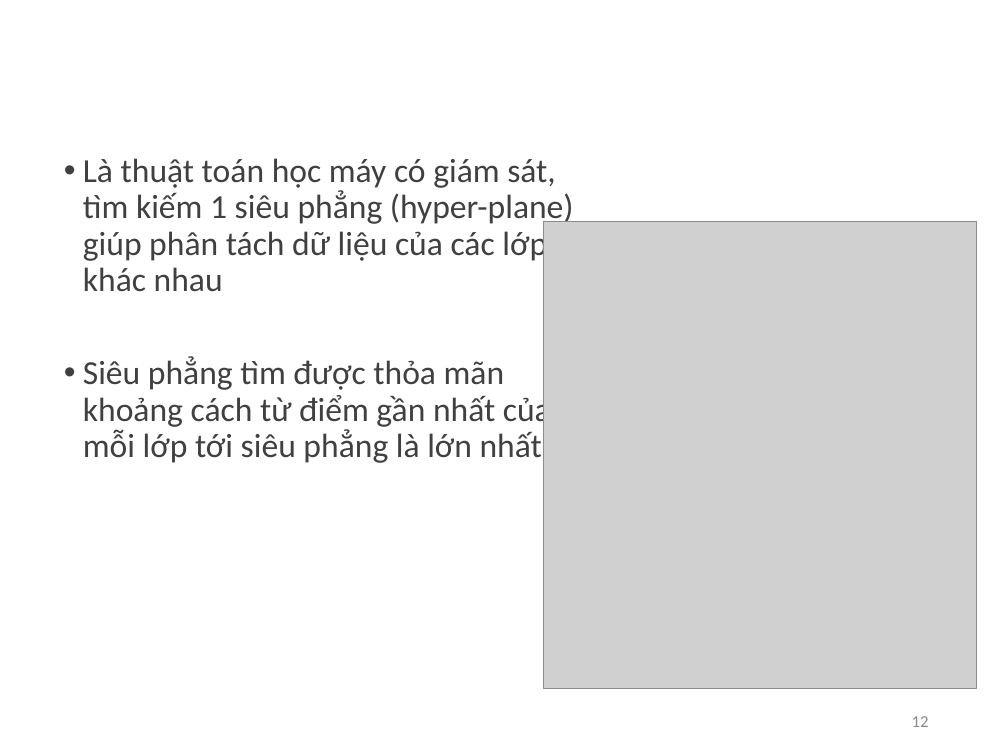
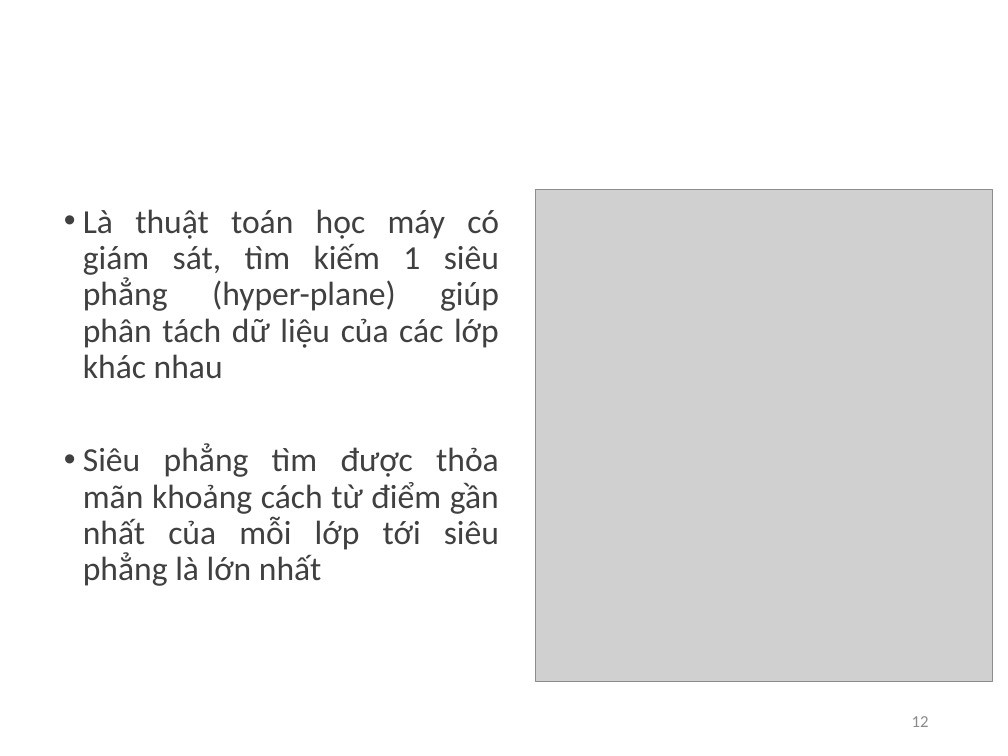
Before and after one commit to nguyennam2910/TriMun, a slide deck: slide 12 of Slide Thesis.pptx. Drawn at 1008x756 pixels with LibreOffice and Linux fonts; fonts in the diff are those of the drawing; grey boxes stand for pictures; background and template pictures are left out. Boxes give left, top, right and bottom in pixels: in the first picture for what was removed or moved away, otherwise in the second. Text is boxed around its words. In the diff, an @@ line names an element or a change of style, - is before the commit and + after.

```diff
--- a/Slide Thesis.pptx
+++ b/Slide Thesis.pptx
@@ text "Là thuật toán học máy ..." at (83,209,499,586): alignment left to justified @@
@@ picture: place and size @@
-picture at (543,222,977,688)
+picture at (536,190,993,681)
```
Also in this commit, not shown: 17 other slides changed, 2 slides added, 2 other files.
